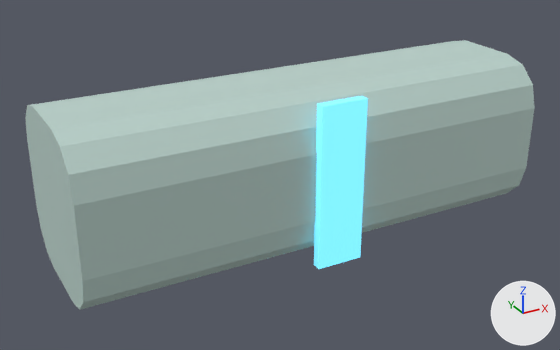
What one commit did to the glTF model Assets/TD2/Screen3D/Kit07/celadonlit/Door_LeafFolded.gltf.
Both versions are drawn from a 50 mm lens placed at (-0.539, -0.695, 0.559), pointed at (-0.027, 0.236, 0.094). Every picture has the same lights, and +X, +Y and +Z are marked at lower right. The picture after the commit comes second.

Objects in the first picture: 'Door_LeafFolded_baked'.
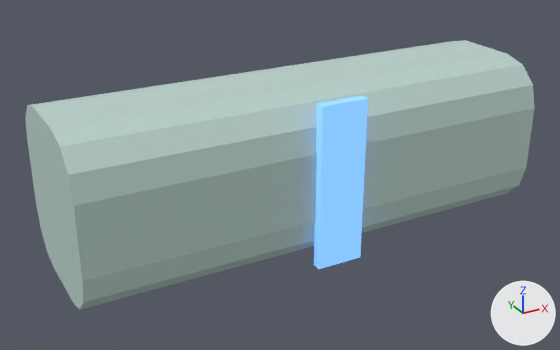
What differs and where, as boxes (x1, y1, x2, y2) in the pictures (560 x 350 px):
```json
{"object": "Door_LeafFolded_baked", "change": "recoloured", "before": [302, 93, 371, 269], "after": [302, 93, 371, 269], "on screen": "cyan to blue"}
```

The change, as JSON lines over the scene's bpy script:
```json
{"op": "set", "path": "mat_k07e_celadon_link_light.emission_color", "old": "(0.159, 0.651, 0.888)", "new": "(0.171, 0.406, 1.0)", "note": "cyan #6fd3f2 -> blue #73abff"}
```
